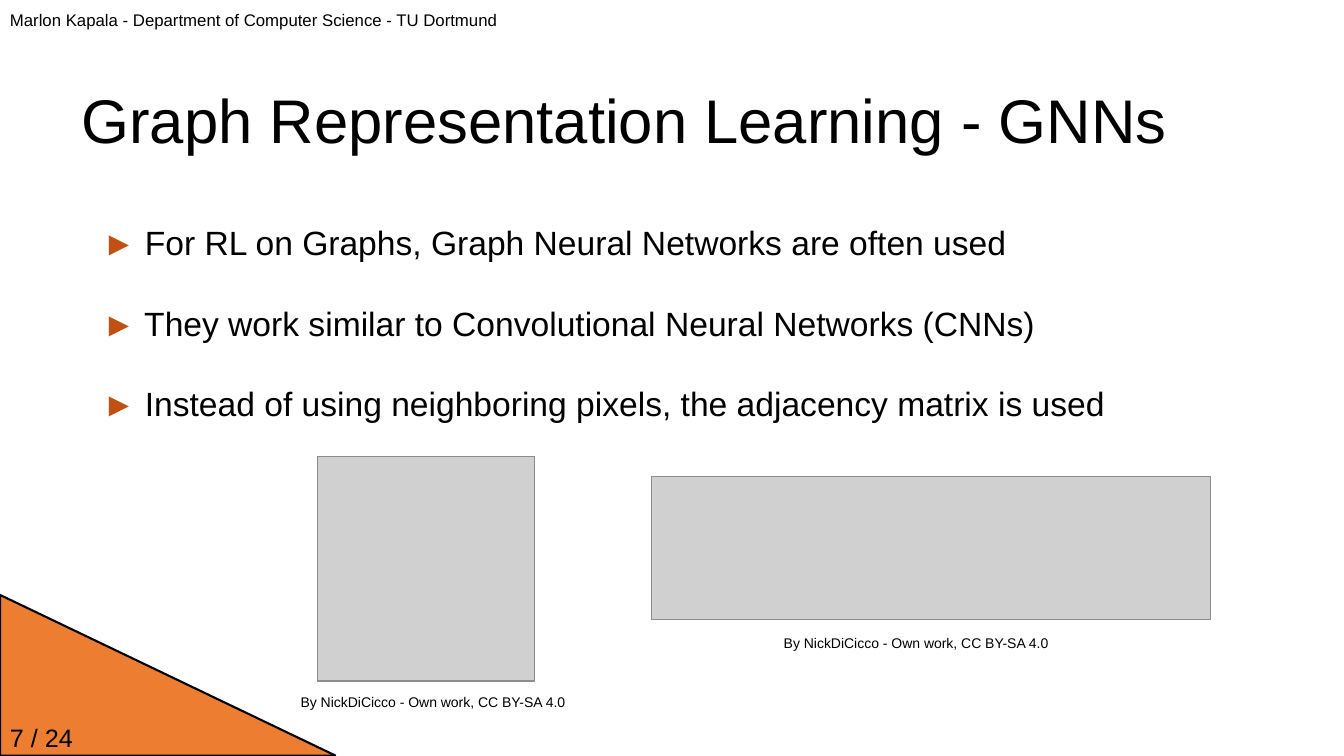
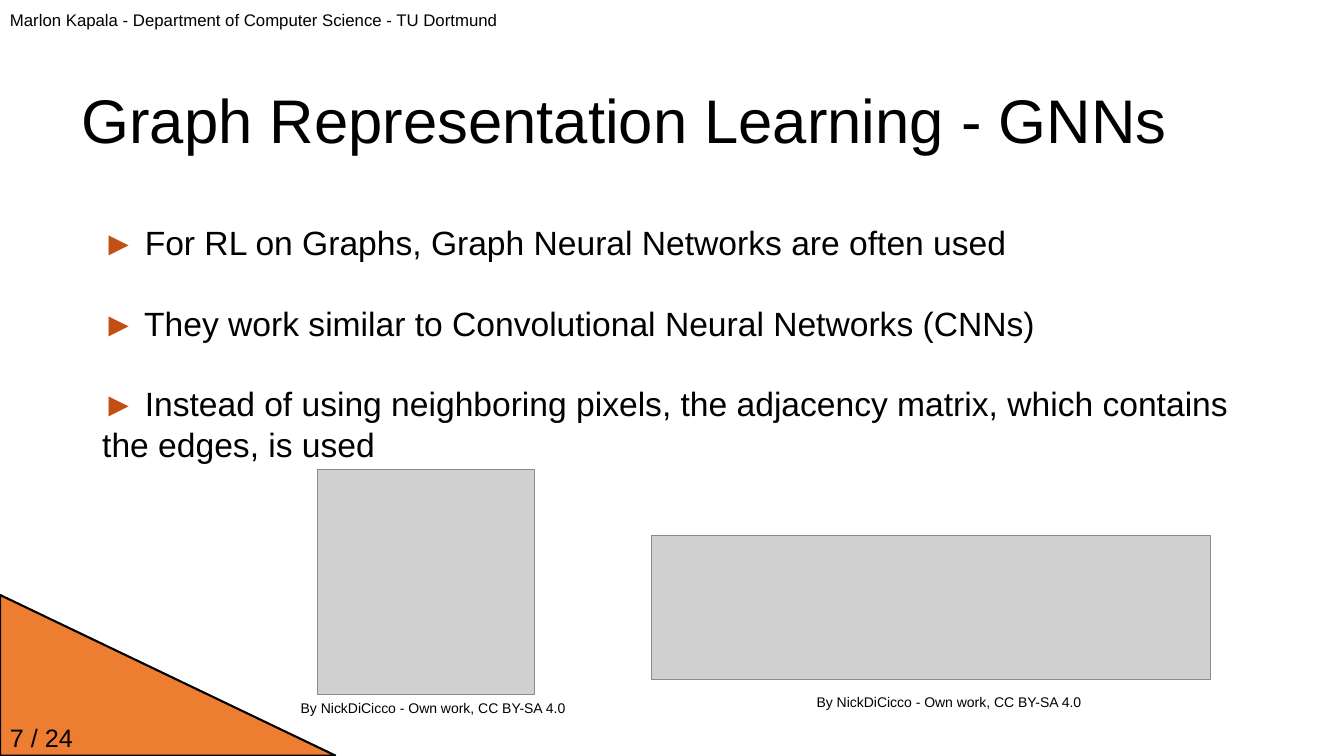
Before and after one commit to JavaLangMarlon/ddm-proseminar-tu-dortmund, a slide deck: slide 7 of presentation.pptx. Drawn at 1344x756 pixels with LibreOffice and Linux fonts; fonts in the diff are those of the drawing; grey boxes stand for pictures; background and template pictures are left out. Boxes give left, top, right and bottom in pixels: in the first picture for what was removed or moved away, otherwise in the second. Text is boxed around its words. In the diff, an @@ line names an element or a change of style, - is before the commit and + after.

```diff
--- a/presentation.pptx
+++ b/presentation.pptx
@@ text at bbox=[102, 391, 1228, 464]: text changed @@
-► Instead of using neighboring pixels, the adjacency matrix is used
+► Instead of using neighboring pixels, the adjacency matrix, which contains the edges, is used
@@ picture: place and size @@
-picture at bbox=[318, 457, 535, 682]
+picture at bbox=[318, 470, 535, 695]
@@ picture: place and size @@
-picture at bbox=[651, 476, 1211, 620]
+picture at bbox=[651, 535, 1210, 680]
@@ text "By NickDiCicco - Own work, ...": place and size @@
-text "By NickDiCicco - Own work, ..." at bbox=[784, 638, 1048, 651]
+text "By NickDiCicco - Own work, ..." at bbox=[817, 697, 1081, 710]
@@ text "By NickDiCicco - Own work, ...": place and size @@
-text "By NickDiCicco - Own work, ..." at bbox=[301, 697, 565, 710]
+text "By NickDiCicco - Own work, ..." at bbox=[301, 703, 565, 716]
```
Also in this commit, not shown: 5 other slides changed, 1 other file.
